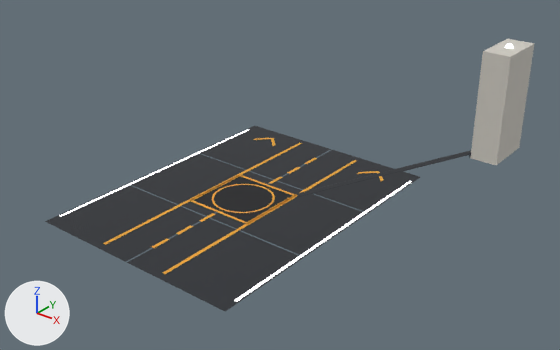
The Blender file tools/blender/parts/workshop/pad.blend: old version first, new version second.
Camera for both pictures: a camera (50 mm lens) standing at (5.9, -7.03, 4.7) and looking at (0.04, 0.3, 0.15). The axes (+X, +Y, +Z) are drawn at lower left. The lights are the same throughout. The older version comes first.

The first picture shows 'pad_status_light', 'ws_cable_cover', 'ws_charger', 'ws_pad'.
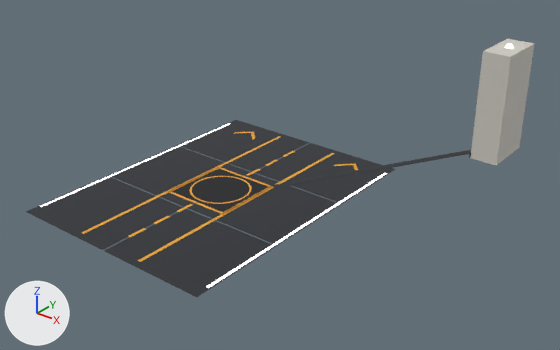
Location of each change, (x1, y1, x2, y2) in pixels of the pictures (560 x 350 px):
'ws_pad', moved: before (45, 126, 420, 311); after (26, 120, 395, 297)
'pad_status_light', reshaped: before (59, 129, 412, 302); after (40, 124, 387, 288)

What changed in the scene script:
```text
Change ob_ws_pad:
    ob_ws_pad.location: (-0.1, -0.3, 0.0) -> (-0.5, -0.3, 0.0)
```
